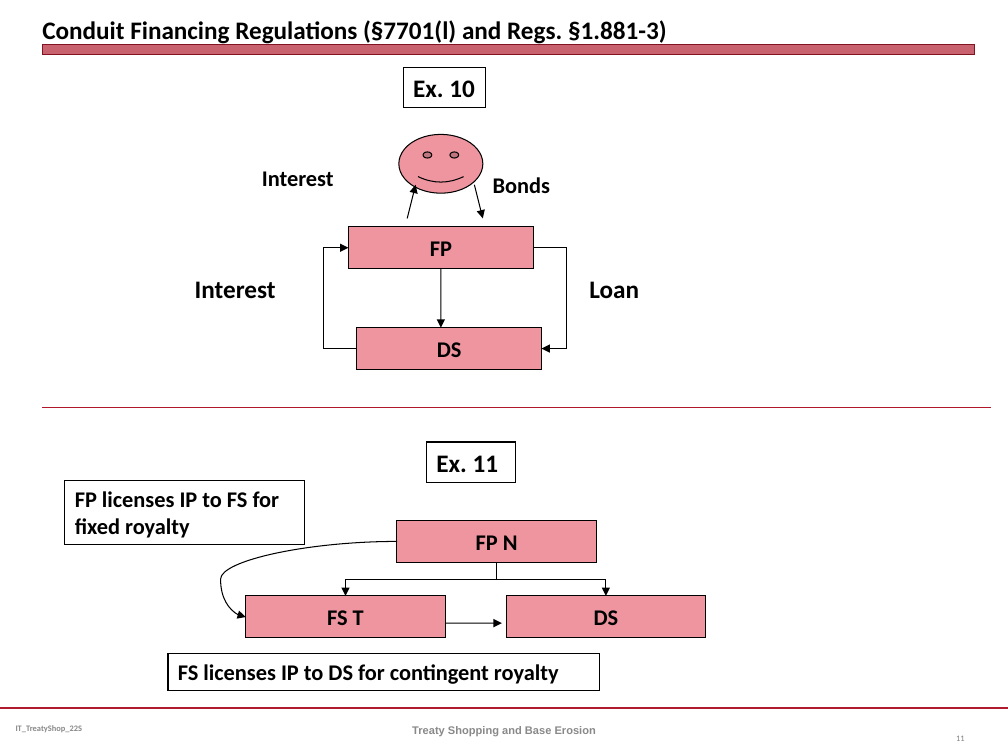
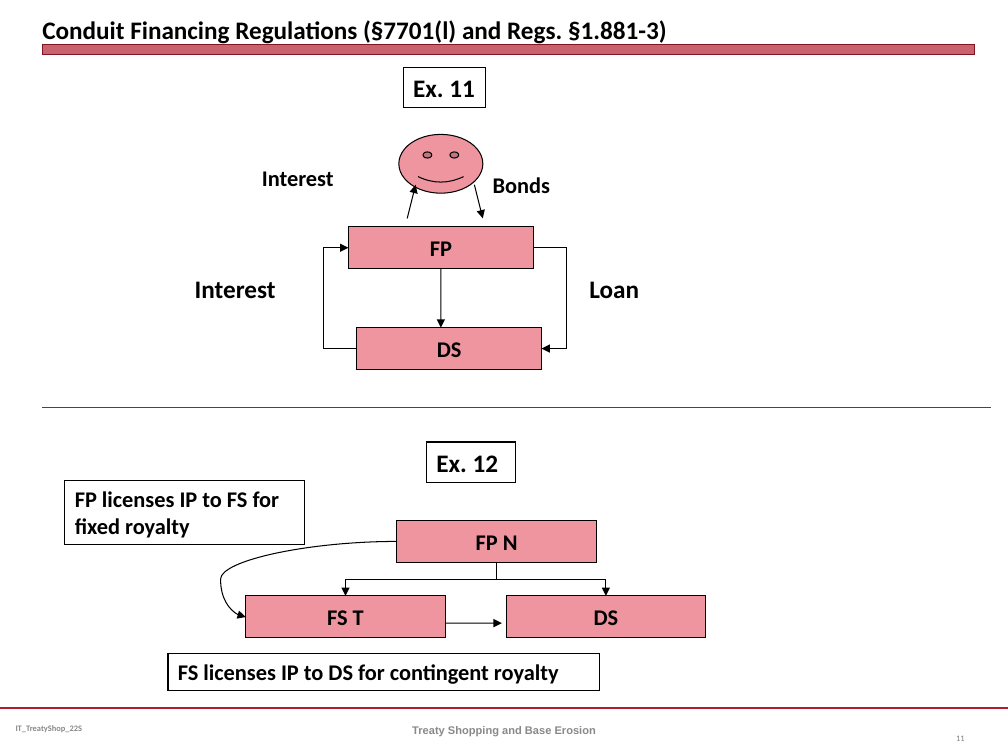
Before and after one commit to jmc877/International-Tax, a slide deck: slide 11 of slides/IT_TreatyShop_22S.pptx. Drawn at 1008x756 pixels with LibreOffice and Linux fonts; fonts in the diff are those of the drawing. Boxes give left, top, right and bottom in pixels: in the first picture for what was removed or moved away, otherwise in the second. Text is boxed around its words. In the diff, an @@ line names an element or a change of style, - is before the commit and + after.

```diff
--- a/slides/IT_TreatyShop_22S.pptx
+++ b/slides/IT_TreatyShop_22S.pptx
@@ text in rectangle at <box>413,80,475,97</box>: text changed @@
-Ex. 10
+Ex. 11
@@ text in rectangle at <box>436,455,499,472</box>: text changed @@
-Ex. 11
+Ex. 12
```
Also in this commit, not shown: 3 other slides changed, 3 other files.
